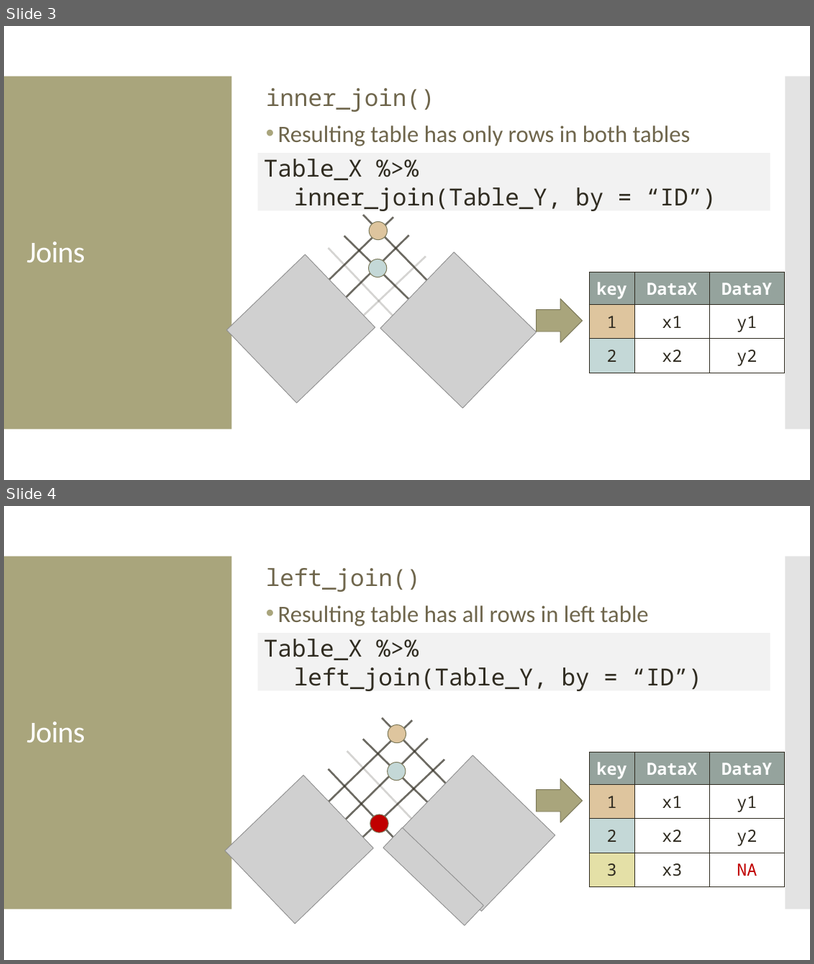
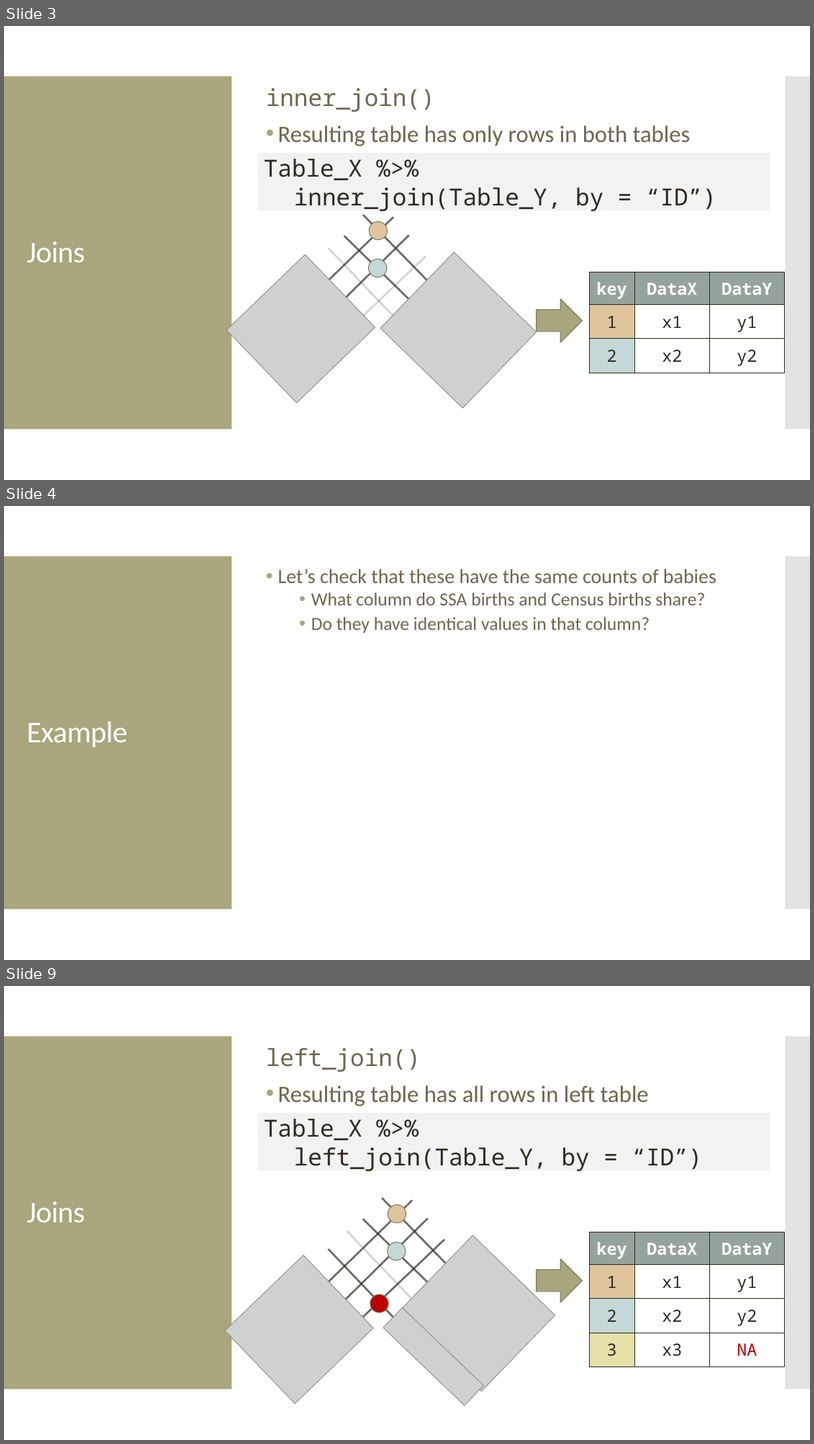
Before and after one commit to amosca01/Intro-DS-F23, a slide deck: slides/13-data-wrangling-joins2.pptx. Shown one above the other, each under a label of ours: slides 3 and 4 before the commit, slides 3, 4 and 9 after it; the slides between them are not shown. The pictures are 814x964 and 814x1444 pixels, drawn with LibreOffice and Linux fonts; fonts in the diff are those of the drawing; grey boxes stand for pictures. Boxes give left, top, right and bottom in pixels: in the first picture for what was removed or moved away, otherwise in the second. Text is boxed around its words. In the diff, an @@ line names an element or a change of style, - is before the commit and + after.

```diff
--- a/slides/13-data-wrangling-joins2.pptx
+++ b/slides/13-data-wrangling-joins2.pptx
@@ slide 4 added at (4, 506, 810, 960), background #FFFFFF; not listed: 2 template elements that a slide beside it also shows @@
@@ text added at (278, 569, 717, 633), 22 pt, text #6F664C @@
+• Let’s check that these have the same counts of babies
+  • What column do SSA births and Census births share?
+  • Do they have identical values in that column?
@@ title added at (27, 721, 128, 747), 36 pt, text #FFFFFF @@
+Example
@@ what was slide 4 is now slide 9 @@
```
Also in this commit, not shown: 15 other slides added, 14 other files.
